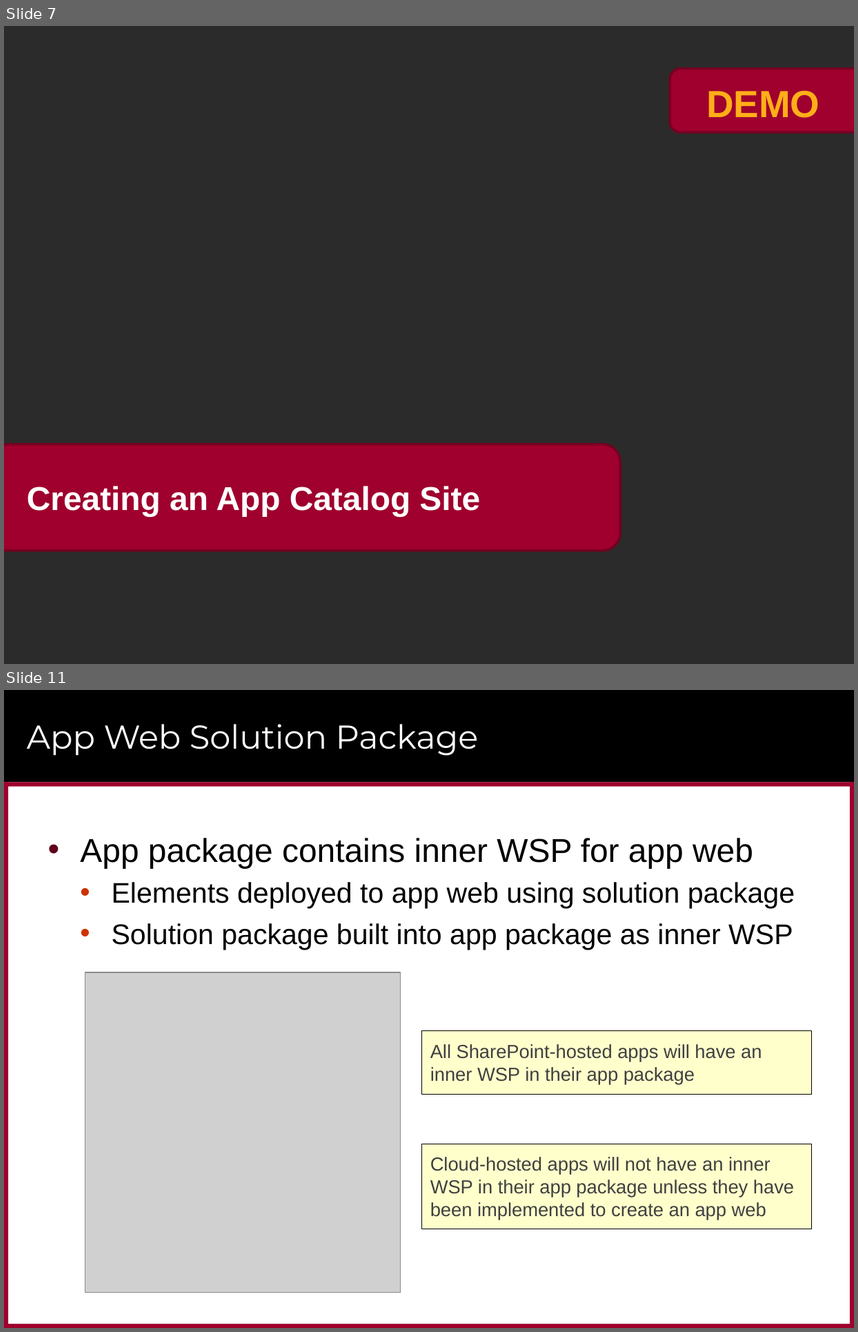
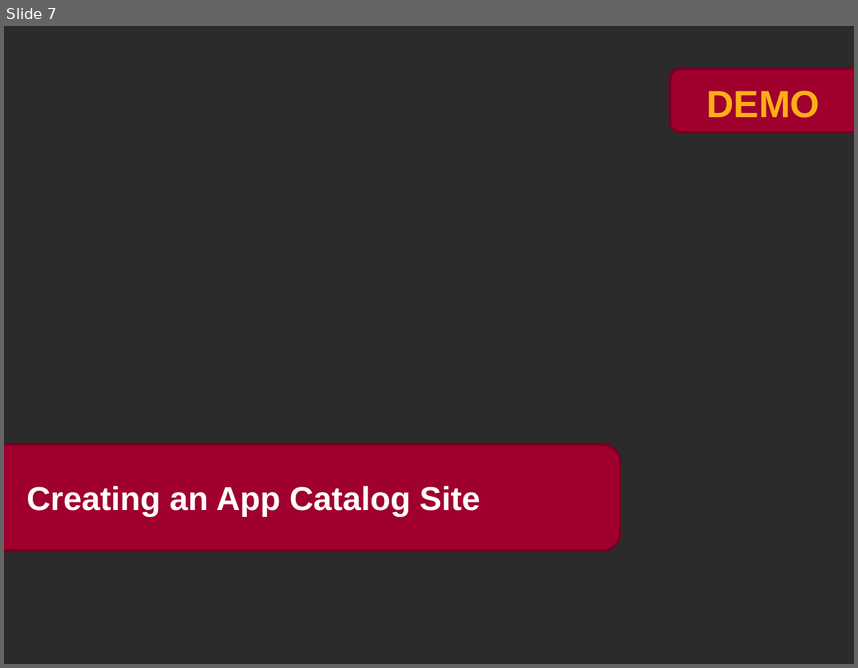
Before and after one commit to CriticalPathTraining/MSD365_Courseware, a slide deck: 06 PackagingAndDeployment.pptx. Shown one above the other, each under a label of ours: slides 7 and 11 before the commit, slide 7 after it; the slides between them are not shown. The pictures are 858x1332 and 858x668 pixels, drawn with LibreOffice and Linux fonts; fonts in the diff are those of the drawing; grey boxes stand for pictures; background and template pictures are left out; a plain dark background stands for a picture behind light text. Boxes give left, top, right and bottom in pixels: in the first picture for what was removed or moved away, otherwise in the second. Text is boxed around its words. In the diff, an @@ line names an element or a change of style, - is before the commit and + after.

```diff
--- a/06 PackagingAndDeployment.pptx
+++ b/06 PackagingAndDeployment.pptx
@@ slide 11 removed at (4, 690, 854, 1328), background #FFFFFF @@
@@ rectangle removed at (4, 690, 854, 782) @@
@@ title removed at (27, 724, 479, 756) @@
-App Web Solution Package
@@ rectangle removed at (4, 782, 854, 786) @@
@@ rectangle removed at (4, 782, 8, 1328) @@
@@ rectangle removed at (850, 782, 854, 1328) @@
@@ text removed at (80, 838, 795, 949) @@
-• App package contains inner WSP for app web
-  • Elements deployed to app web using solution package
-  • Solution package built into app package as inner WSP
@@ picture removed at (85, 972, 400, 1292) @@
@@ rectangle removed at (422, 1030, 811, 1094) @@
-All SharePoint-hosted apps will have an inner WSP in their app package
@@ rectangle removed at (422, 1143, 811, 1228) @@
-Cloud-hosted apps will not have an inner WSP in their app package unless they have been implemented to create an app web
@@ rectangle removed at (805, 1283, 838, 1314) @@
@@ rectangle removed at (4, 1323, 854, 1328) @@
```
Also in this commit, not shown: 1 slide changed, 21 slides added, 27 other slides removed, 19 other files.
